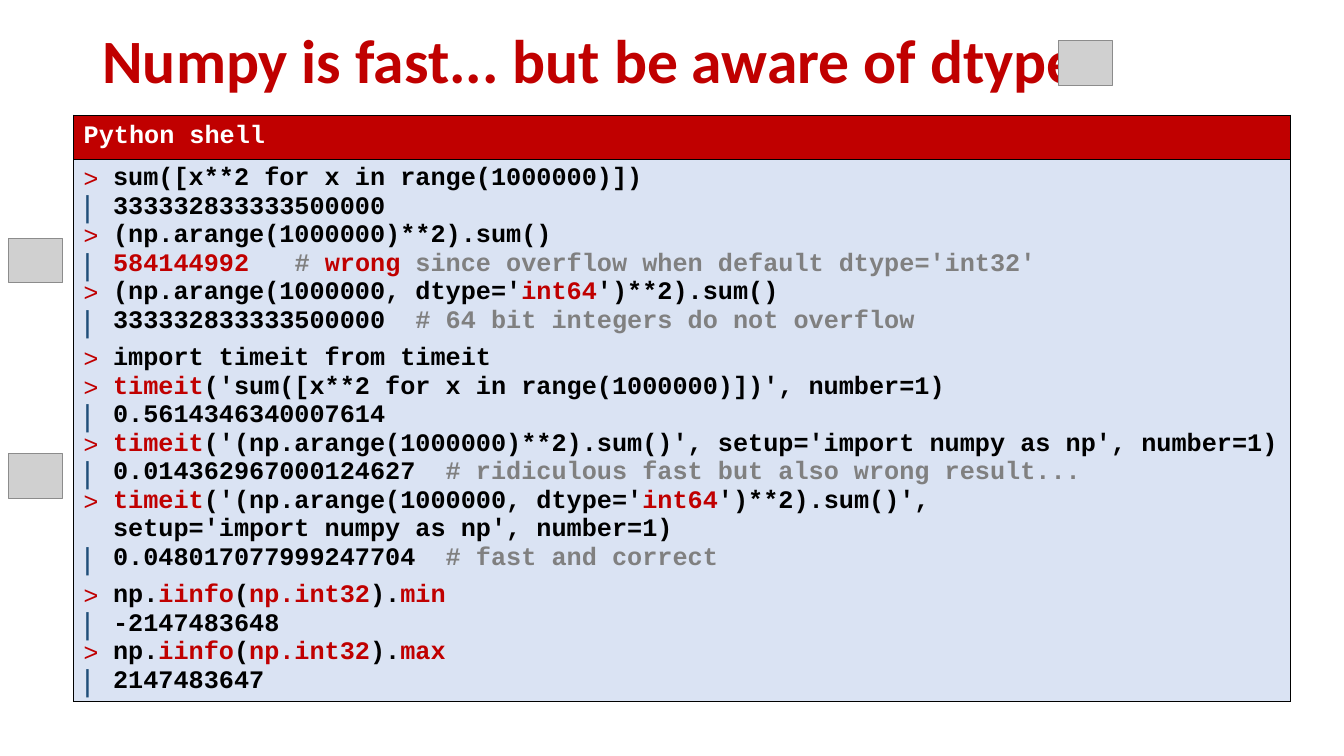
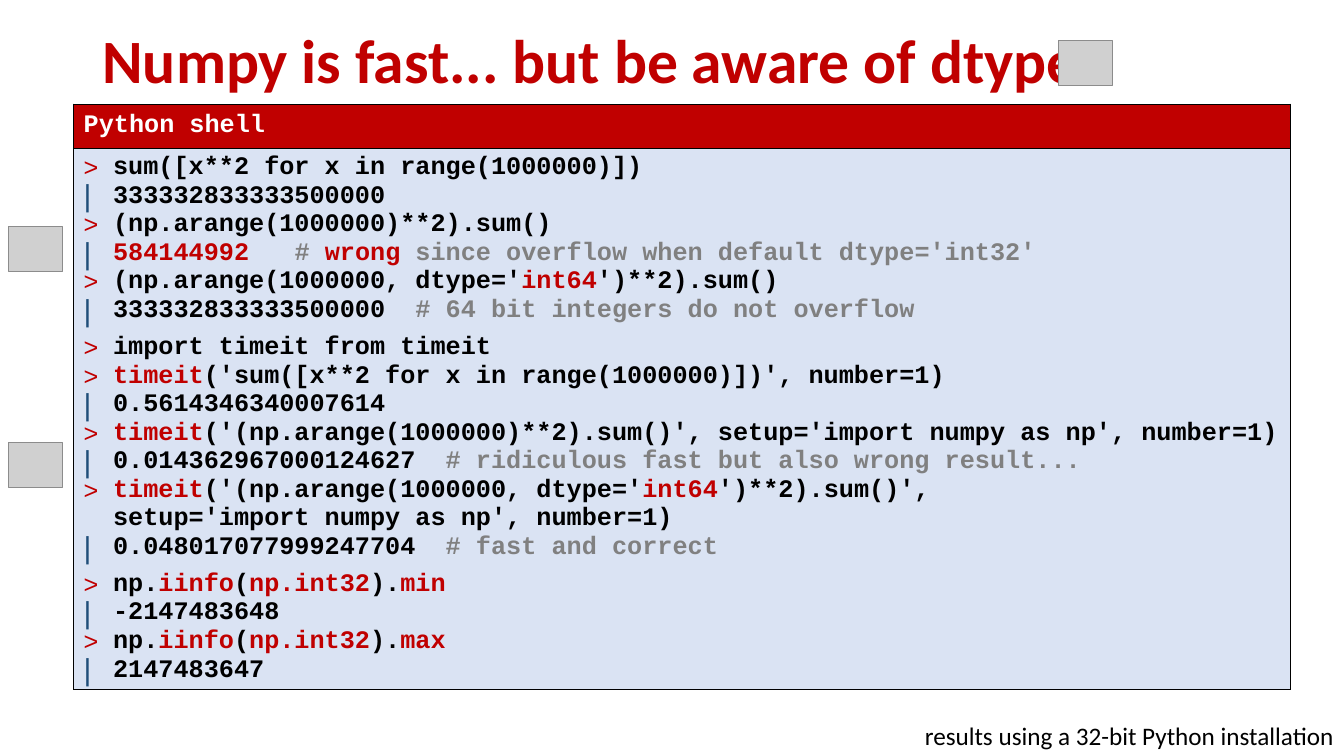
Before and after one commit to gsbrodal/gsbrodal.github.io, a slide deck: slide 19 of ipsa/slides/numpy.pptx. Drawn at 1344x756 pixels with LibreOffice and Linux fonts; fonts in the diff are those of the drawing; grey boxes stand for pictures. Boxes give left, top, right and bottom in pixels: in the first picture for what was removed or moved away, otherwise in the second. Text is boxed around its words. In the diff, an @@ line names an element or a change of style, - is before the commit and + after.

Commit message:
all-slides.pdf code.zip generator.pdf generator.pptx modules.pdf modules.pptx numpy.pdf numpy.pptx

```diff
--- a/ipsa/slides/numpy.pptx
+++ b/ipsa/slides/numpy.pptx
@@ 2 pictures, 1 table: place and size @@
-2 pictures, 1 table at box(9, 115, 1292, 731)
+2 pictures, 1 table at box(9, 104, 1292, 720)
@@ text added at box(925, 727, 1334, 750), 18 pt, text #000000 @@
+results using a 32-bit Python installation
```
Also in this commit, not shown: 7 other files.
